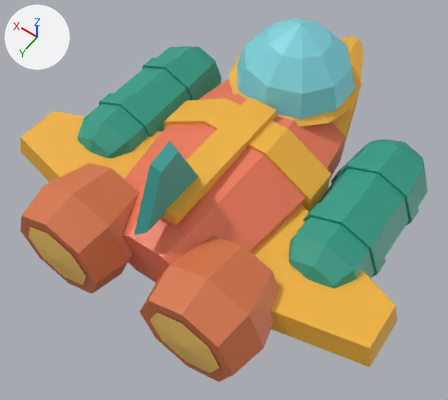
The glTF model game/modules/core/models/ship_pods.gltf, before and after one commit.
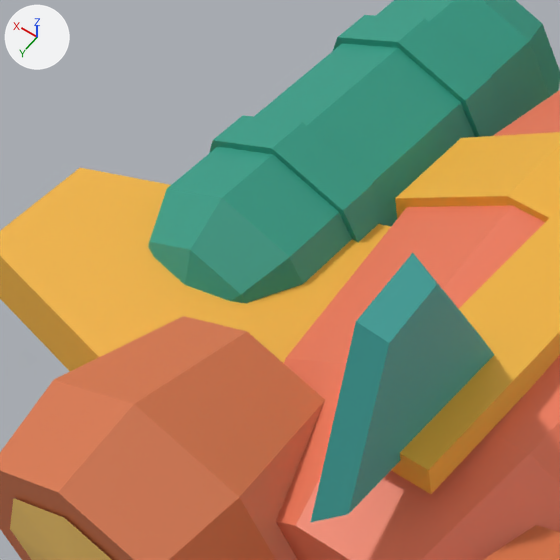
Each version appears first whole from a 50 mm camera at (-1.887, 3.282, 3.922) aimed at (-0.052, 0.713, -0.114), and next in a close-up on the part from 6% to 49% of the width and 13% to 62% of the height. Lighting does not change. The marker at upper left points along +X, +Y and +Z. The older version's two pictures come first. Vertices at exactly the same position are counted once.

Names of what the first close-up shows: 'pods', 'ship'.
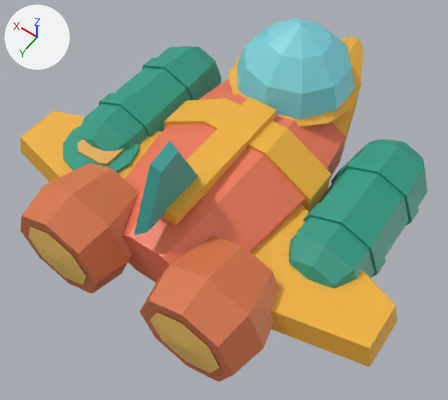
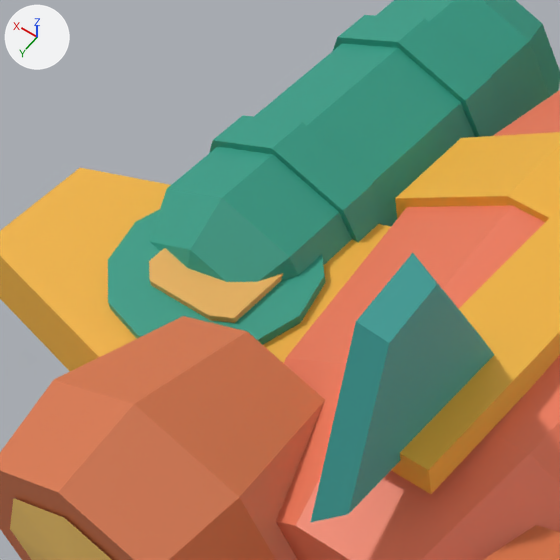
What differs and where, as boxes [x1, y1, x2, y2] in the close-ups (560 x 560 px):
part 1 of me_ship, added (cyan): after [108, 209, 325, 345]
part 2 of me_ship, added (orange): after [149, 248, 283, 323]

What changed in the scene script:
```text
Change me_ship:
    used by ob_ship; location = (0.0, 0.0, 0.0)
    remove me_ship.from_pydata(...)  # 256 vertices, 472 faces; spans x -1.7..1.7, y -1.6..1.97, z -0.46..0.95
    add me_ship.from_pydata(...)  # 300 vertices, 552 faces; spans x -1.7..1.7, y -1.6..1.97, z -0.46..0.95
    me_ship part 1: a new loose piece, a 12-sided cylinder along z spanning x 0.68..1.32, y 0.68..1.32, z 0.08..0.13, in mat_defaultmaterial
    me_ship part 2: a new loose piece of 18 vertices spanning x 0.81..1.16, y 0.84..1.16, z 0.13..0.15, in mat_defaultmaterial
```
